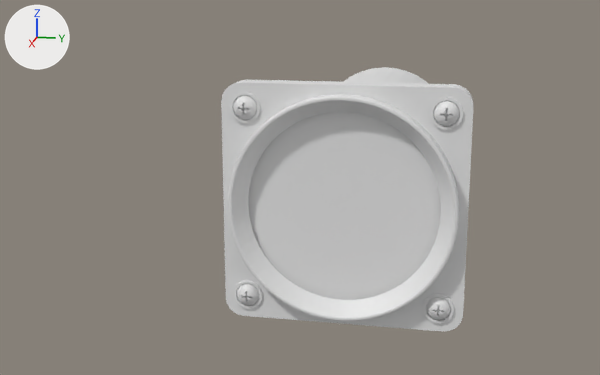
A saved change to the OBJ model Models/Parts/Canopy/Lateral_Panels_Right/Ext_Int_Pressure_Gauge/Documentation/Ext_Int_Pressure_Gauge.obj.
One viewpoint serves both versions: a 50 mm camera at (212.1, 29.9, 56.3) aimed at (-41.2, -20.8, -7.0). The axes (+X, +Y, +Z) are drawn at upper left. The lights are the same throughout. Where no turn or scale is listed for an object, it has been applied to the vertices. Vertices at the same position are counted once.

The first picture shows 'Ext_Int_Pressure_Gauge'.
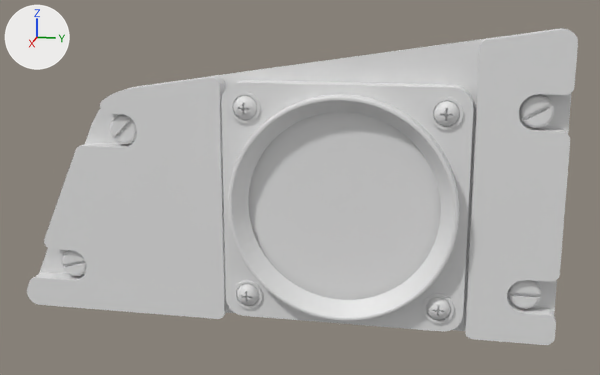
The change, as a diff of the scene's bpy script:
```diff
--- a/Models/Parts/Canopy/Lateral_Panels_Right/Ext_Int_Pressure_Gauge/Documentation/Ext_Int_Pressure_Gauge.obj.py
+++ b/Models/Parts/Canopy/Lateral_Panels_Right/Ext_Int_Pressure_Gauge/Documentation/Ext_Int_Pressure_Gauge.obj.py
@@ me_ext_int_pressure_gauge @@
 # used by ob_ext_int_pressure_gauge; location = (0.0, 0.0, 0.0)
-me_ext_int_pressure_gauge.from_pydata(...)  # 4645 vertices, 7825 faces; spans x -101.0..11.0, y -31.8..31.8, z -31.8..31.8
+me_ext_int_pressure_gauge.from_pydata(...)  # 6491 vertices, 11545 faces; spans x -101.0..11.0, y -91.5..54.9, z -33.7..45.8
+# me_ext_int_pressure_gauge part 1: a new loose piece of 470 vertices spanning x 0.0..6.0, y -91.5..54.9, z -33.7..45.8
+# me_ext_int_pressure_gauge part 2: a new loose piece of 344 vertices spanning x 0.8..4.8, y -64.0..-56.0, z 14.0..22.0
+# me_ext_int_pressure_gauge part 3: a new loose piece of 344 vertices spanning x 0.8..4.8, y 43.0..51.0, z 22.0..30.0
+# me_ext_int_pressure_gauge part 4: a new loose piece of 344 vertices spanning x 0.8..4.8, y -81.0..-73.0, z -25.0..-17.0
+# me_ext_int_pressure_gauge part 5: a new loose piece of 344 vertices spanning x 0.8..4.8, y 43.0..51.0, z -25.0..-17.0
```

Changed parts and their boxes [x1, y1, x2, y2] in the pictures (600 x 375 px):
'Ext_Int_Pressure_Gauge', reshaped (118% wider, 20% taller)
    before: [221, 67, 473, 332]
    after: [27, 28, 578, 345]
part 1 of me_ext_int_pressure_gauge, added
    after: [27, 28, 578, 345]
part 2 of me_ext_int_pressure_gauge, added
    after: [110, 114, 137, 144]
part 3 of me_ext_int_pressure_gauge, added
    after: [520, 94, 554, 128]
part 4 of me_ext_int_pressure_gauge, added
    after: [62, 250, 87, 276]
part 5 of me_ext_int_pressure_gauge, added
    after: [509, 280, 541, 309]
